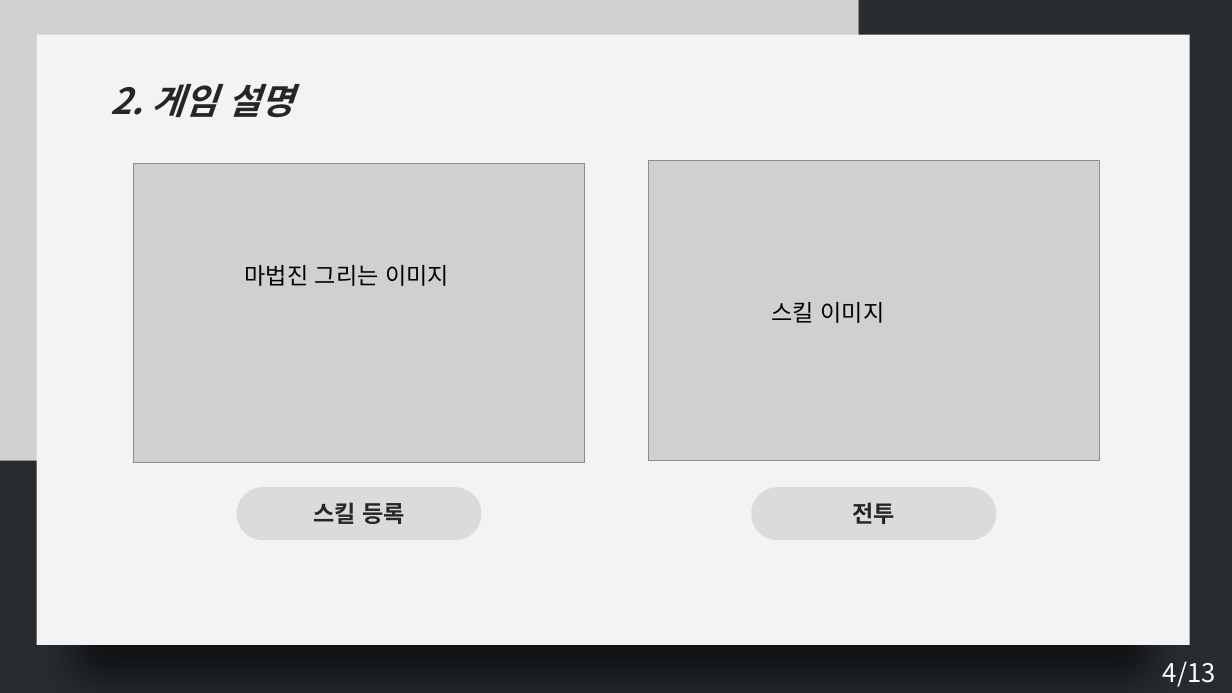
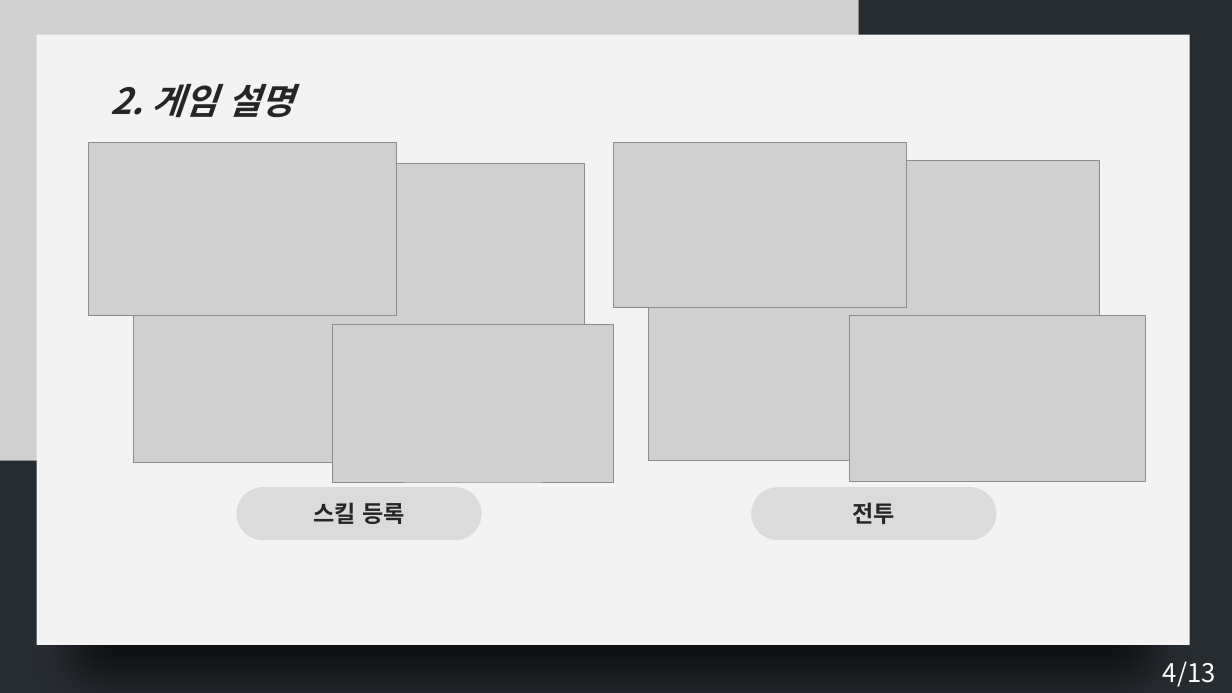
Before and after one commit to wooloves39/Final_Mission_, a slide deck: slide 4 of Final_Mission/기획서/New 기획/자각마녀 중간발표 .potx.pptx. Drawn at 1232x693 pixels with LibreOffice and Linux fonts; fonts in the diff are those of the drawing; grey boxes stand for pictures. Boxes give left, top, right and bottom in pixels: in the first picture for what was removed or moved away, otherwise in the second. Text is boxed around its words. In the diff, an @@ line names an element or a change of style, - is before the commit and + after.

```diff
--- a/Final_Mission/기획서/New 기획/자각마녀 중간발표 .potx.pptx
+++ b/Final_Mission/기획서/New 기획/자각마녀 중간발표 .potx.pptx
@@ picture added at box(89, 142, 396, 315) @@
@@ picture added at box(614, 142, 908, 308) @@
@@ text removed at box(245, 265, 449, 286) @@
-마법진 그리는 이미지
@@ picture added at box(333, 324, 614, 482) @@
@@ text removed at box(772, 302, 885, 323) @@
-스킬 이미지
@@ picture added at box(849, 315, 1145, 482) @@
```
Also in this commit, not shown: 6 other files.
